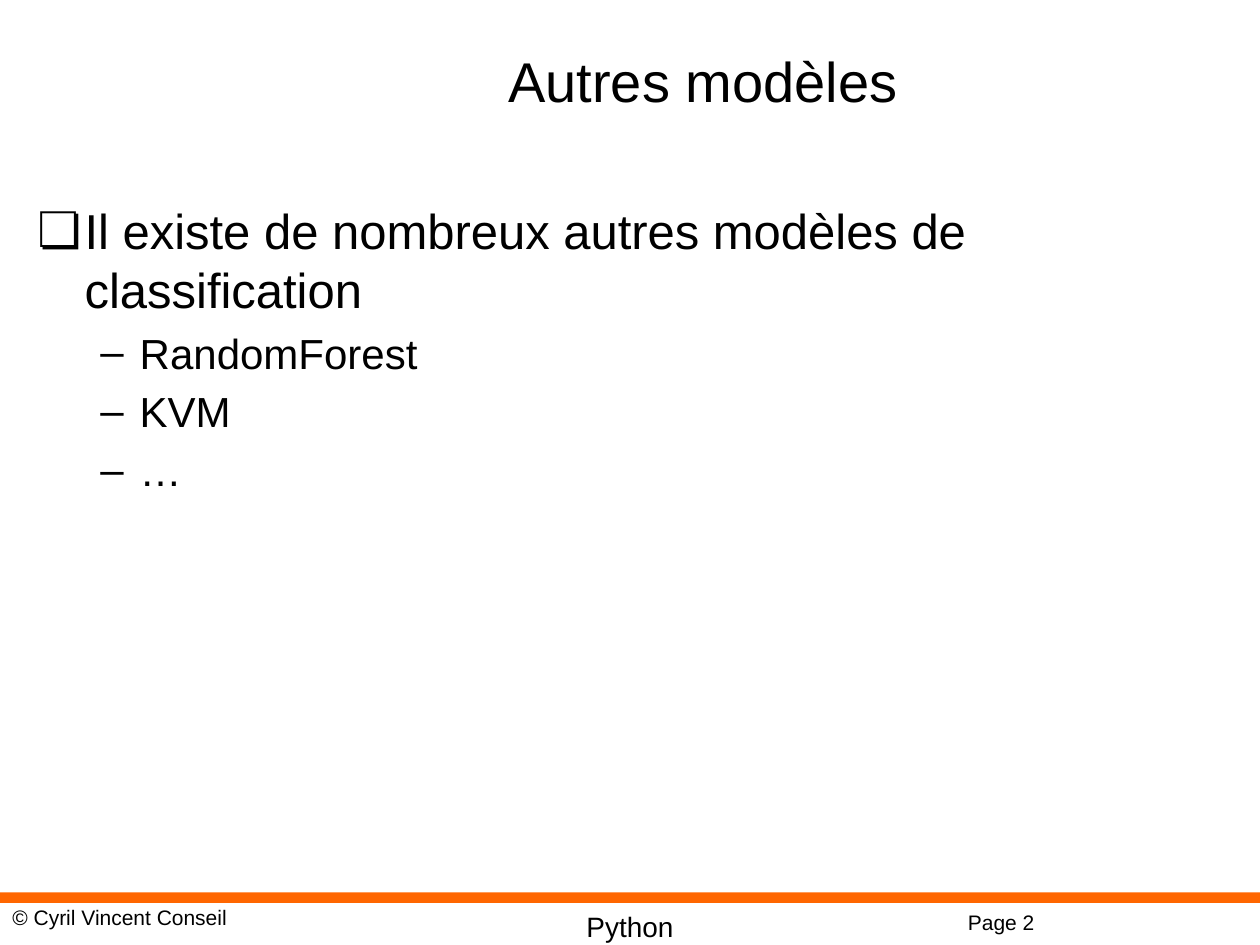
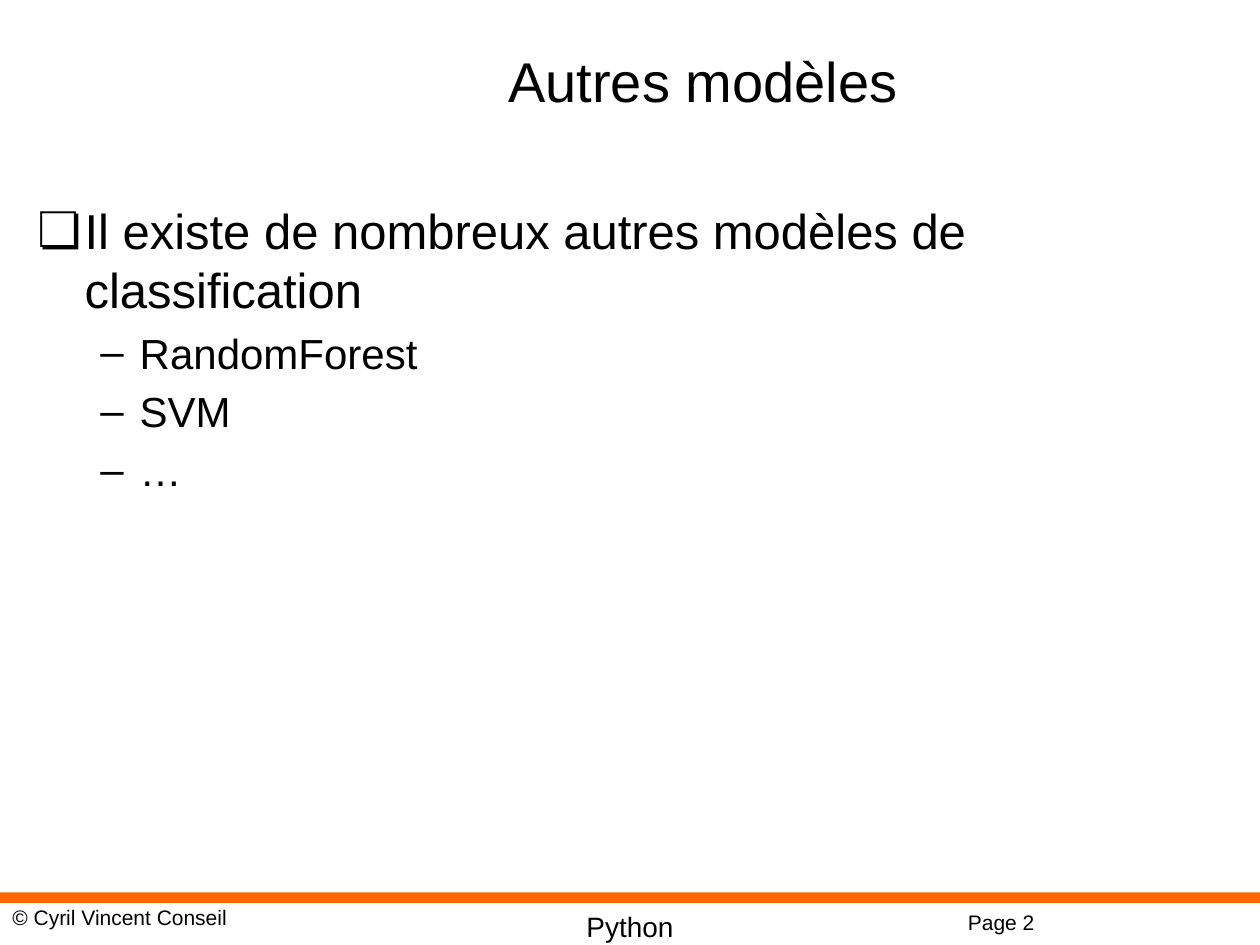
Before and after one commit to cyrilvincent/ML, a slide deck: slide 2 of PPT/MachineLearning15-RandomForest.pptx. Drawn at 1260x945 pixels with LibreOffice and Linux fonts; fonts in the diff are those of the drawing; background and template pictures are left out. Boxes give left, top, right and bottom in pixels: in the first picture for what was removed or moved away, otherwise in the second. Text is boxed around its words. In the diff, an @@ line names an element or a change of style, - is before the commit and + after.

```diff
--- a/PPT/MachineLearning15-RandomForest.pptx
+++ b/PPT/MachineLearning15-RandomForest.pptx
@@ text at (x1=140, y1=397, x2=231, y2=428): text changed @@
-  – KVM
+  – SVM
```
Also in this commit, not shown: 2 other files.
